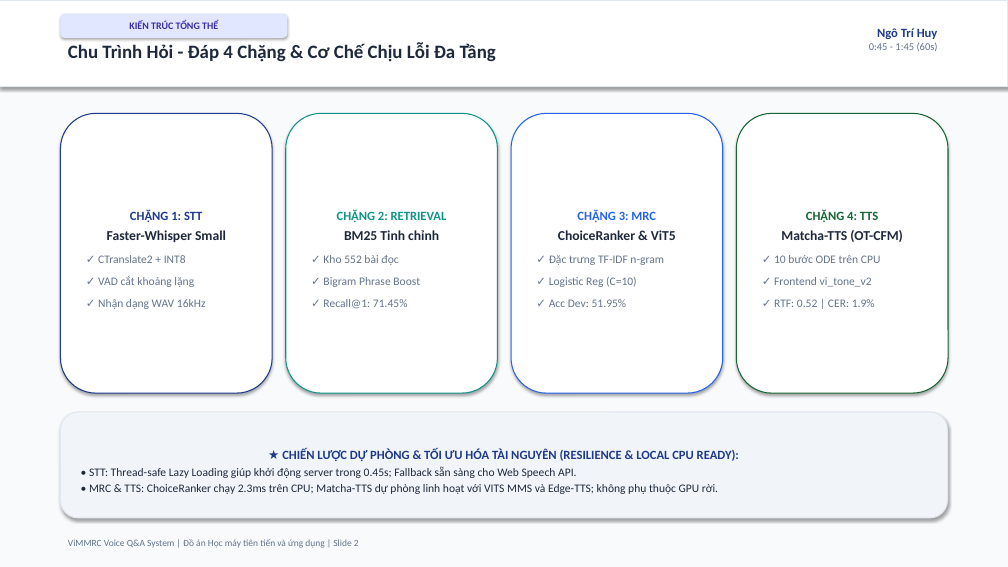
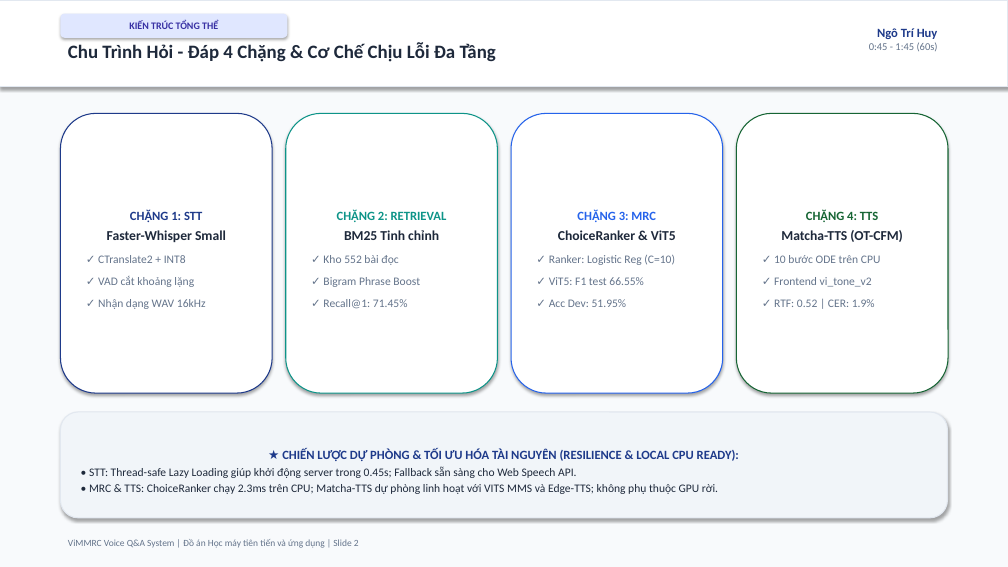
Before and after one commit to ngohuy04022000/vimmrc-qa-voice, a slide deck: slide 2 of docs/ViMMRC_Presentation_5min.pptx. Drawn at 1008x567 pixels with LibreOffice and Linux fonts; fonts in the diff are those of the drawing. Boxes give left, top, right and bottom in pixels: in the first picture for what was removed or moved away, otherwise in the second. Text is boxed around its words. In the diff, an @@ line names an element or a change of style, - is before the commit and + after.

```diff
--- a/docs/ViMMRC_Presentation_5min.pptx
+++ b/docs/ViMMRC_Presentation_5min.pptx
@@ text in rounded rectangle at [549, 255, 675, 285]: text changed @@
-✓ Đặc trưng TF-IDF n-gram
-✓ Logistic Reg (C=10)
+✓ Ranker: Logistic Reg (C=10)
+✓ ViT5: F1 test 66.55%
```
Also in this commit, not shown: 1 other slide changed, 9 other files.
